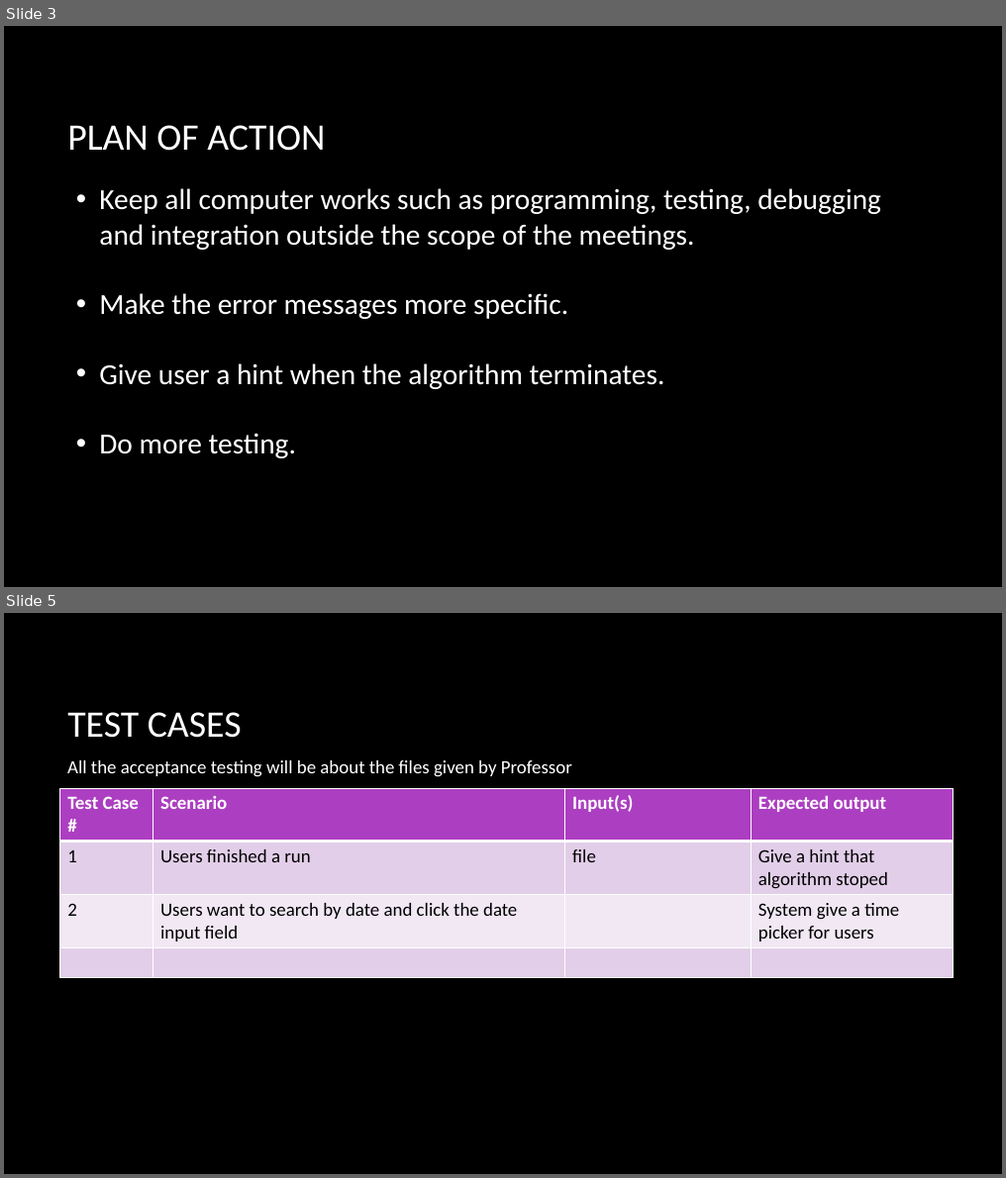
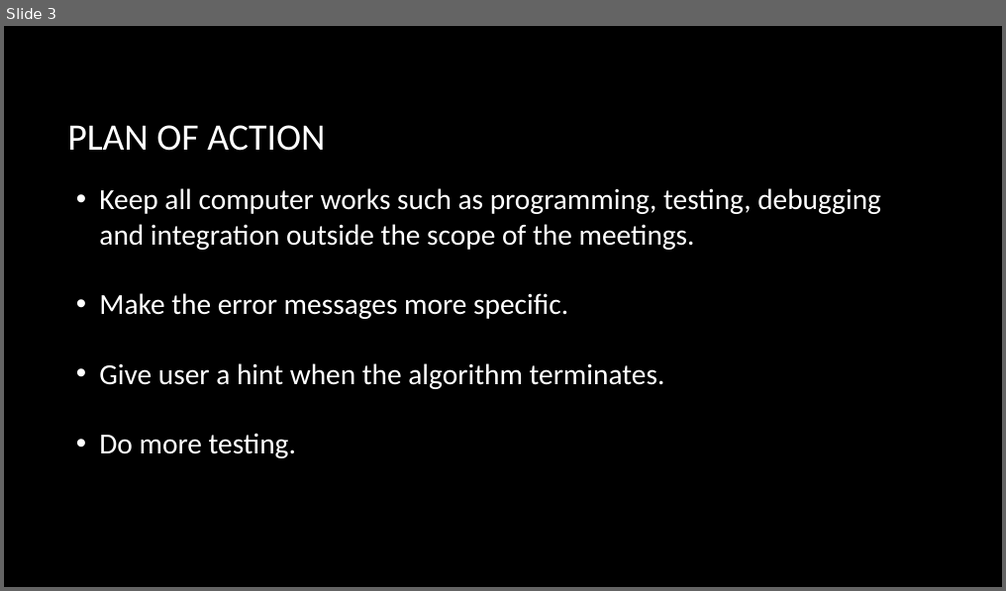
Before and after one commit to Giant-Visualize/Giant-Visualize-Multi-Agent-Patrolling, a slide deck: Document/GIANTS_SixthPresentation.pptx. Shown one above the other, each under a label of ours: slides 3 and 5 before the commit, slide 3 after it; the slides between them are not shown. The pictures are 1006x1178 and 1006x591 pixels, drawn with LibreOffice and Linux fonts; fonts in the diff are those of the drawing; background and template pictures are left out. Boxes give left, top, right and bottom in pixels: in the first picture for what was removed or moved away, otherwise in the second. Text is boxed around its words. In the diff, an @@ line names an element or a change of style, - is before the commit and + after.

```diff
--- a/Document/GIANTS_SixthPresentation.pptx
+++ b/Document/GIANTS_SixthPresentation.pptx
@@ slide 5 removed at box(4, 613, 1002, 1174), background picture (left out) @@
@@ title removed at box(67, 712, 242, 738) @@
-TEST CASES
@@ text removed at box(67, 761, 572, 777) @@
-All the acceptance testing will be about the files given by Professor
@@ table removed at box(60, 788, 952, 976), 4 rows, 4 columns @@
-Test Case # | Scenario | Input(s) | Expected output
-1 | Users finished a run | file | Give a hint that algorithm stoped
-2 | Users want to search by date and click the date input field |  | System give a time picker for users
- |  |  | 
```
Also in this commit, not shown: 3 slides changed, 2 slides added, 3 other files.
